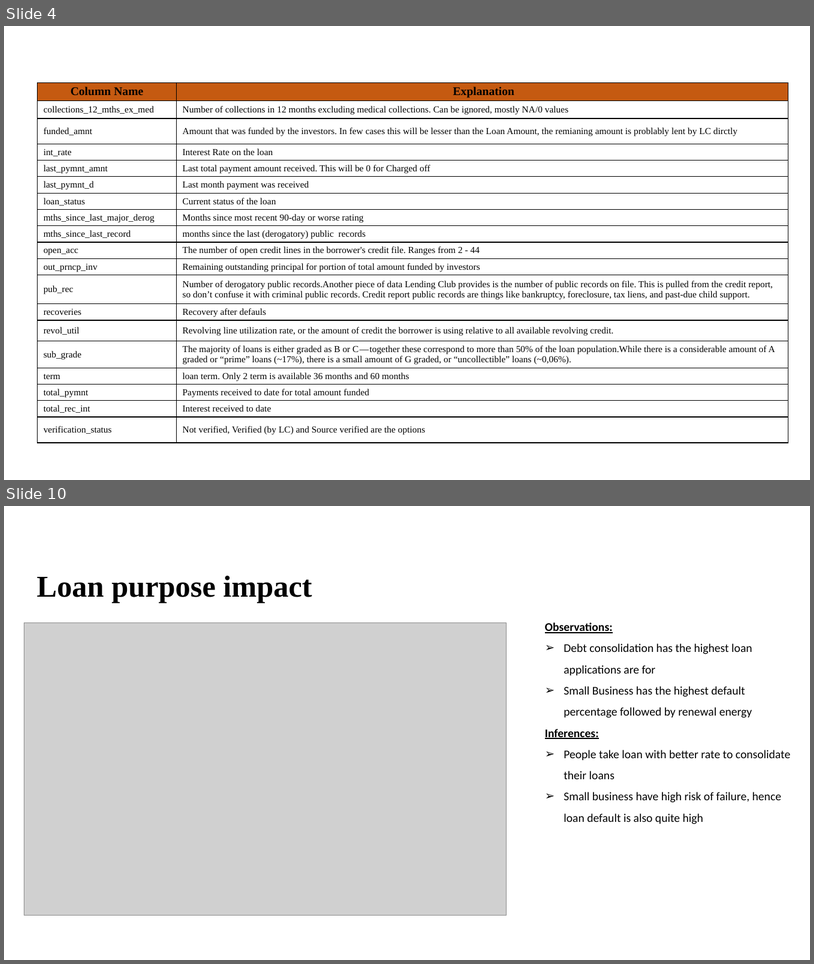
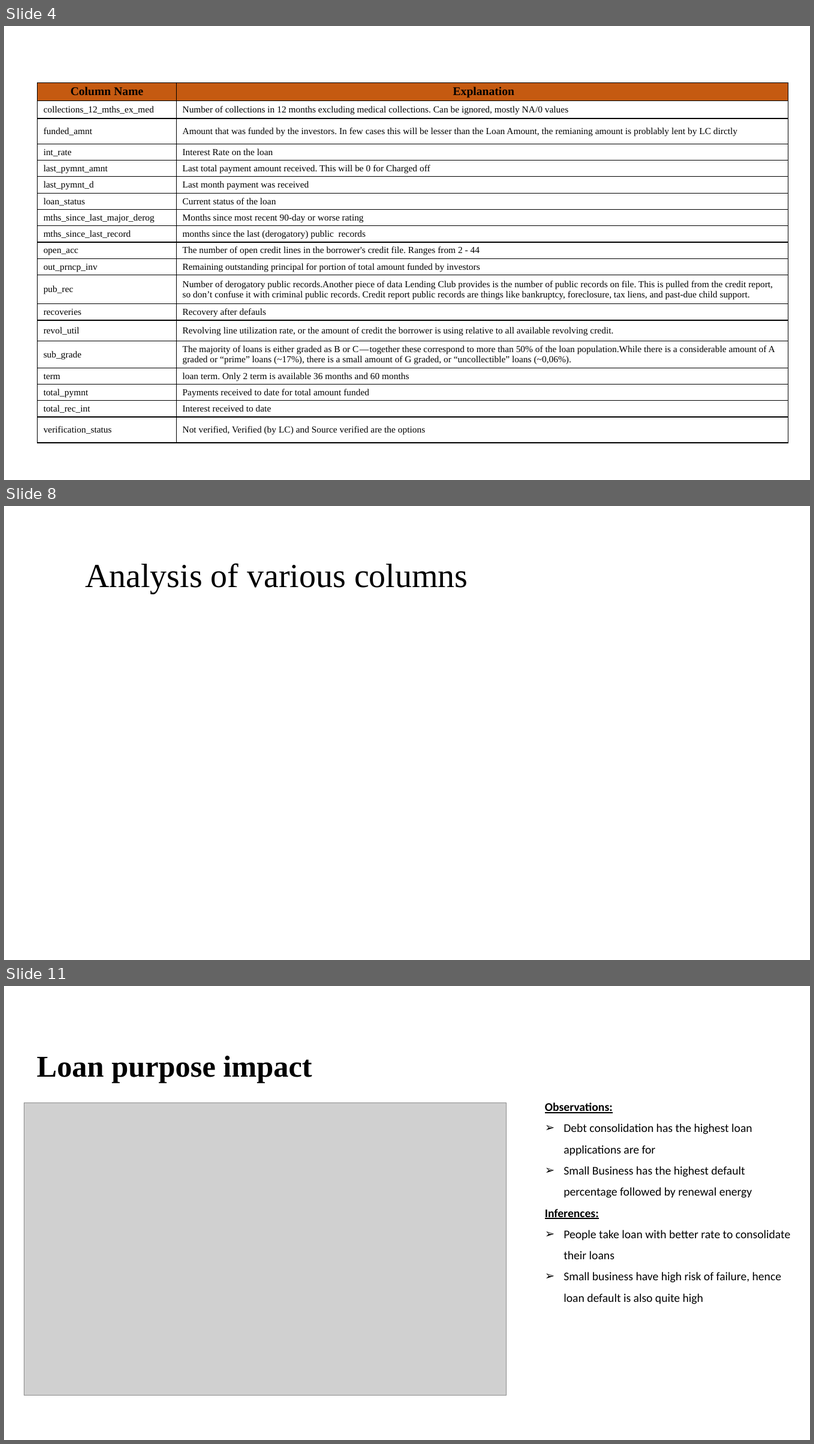
Before and after one commit to Nanditha-G-N/Machine-Learning-Case-Studies, a slide deck: case-study-2/Loan Default case study findings.pptx. Shown one above the other, each under a label of ours: slides 4 and 10 before the commit, slides 4, 8 and 11 after it; the slides between them are not shown. The pictures are 814x964 and 814x1444 pixels, drawn with LibreOffice and Linux fonts; fonts in the diff are those of the drawing; grey boxes stand for pictures; background and template pictures are left out. Boxes give left, top, right and bottom in pixels: in the first picture for what was removed or moved away, otherwise in the second. Text is boxed around its words. In the diff, an @@ line names an element or a change of style, - is before the commit and + after.

```diff
--- a/case-study-2/Loan Default case study findings.pptx
+++ b/case-study-2/Loan Default case study findings.pptx
@@ slide 8 added at <box>4,506,810,960</box>, background #FFFFFF @@
@@ title added at <box>85,563,468,594</box>, 40 pt, text #000000 @@
+Analysis of various columns
@@ what was slide 10 is now slide 11 @@
```
Also in this commit, not shown: 8 slides changed.
